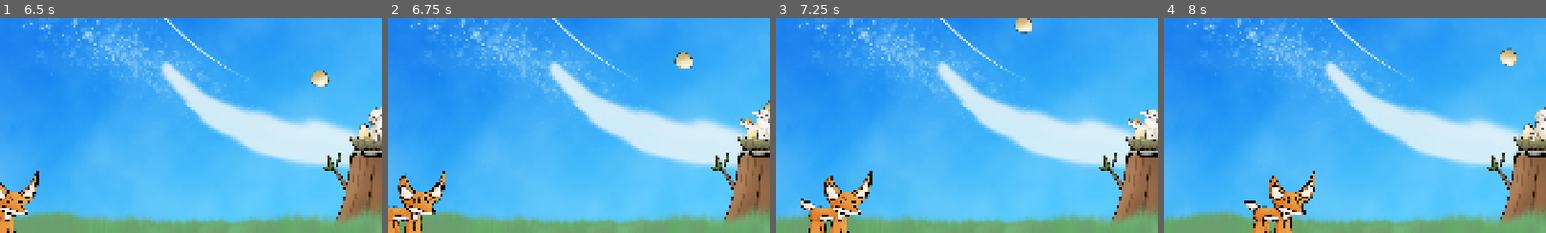
Above: before the commit, frames 1-4 (left to right).
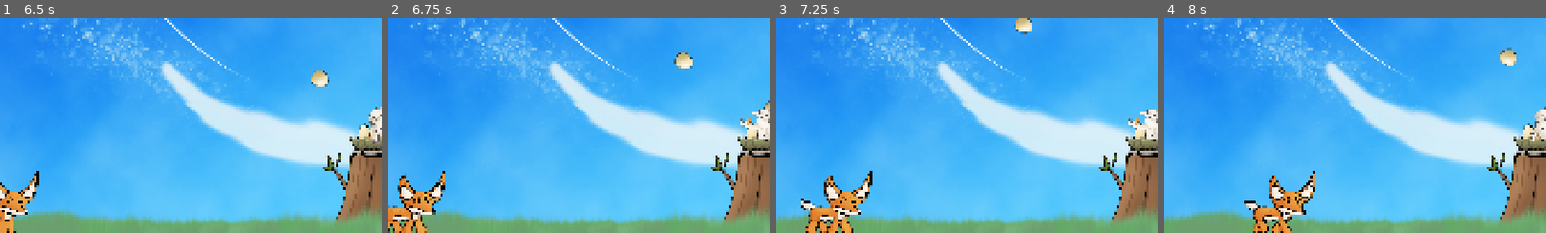
Above: after the commit, the same moments.

Repository: ms5051-hash/HacksComs26
Game: Godot game, scene res://Scenes/mainScene.tscn
Two runs of this game, one before a commit and one after it. Both use one fixed random seed, a clock stepped at 60 frames per second and the inputs below. The engine's default icon, where the game draws it, is replaced by a stand-in: a white triangle on a blue panel in a dark square.
Inputs (mouse positions are % of the whole screen's width and height, from its top left):
- Up to frame 1 (6.5 s): click "Play" at 0.5 s; click "Play" at 1.25 s; tap Enter at 2 s; move the mouse to (72, 45) at 2.02 s; click (72, 45) at 2.1 s; move the mouse to (30, 55) at 2.77 s; click (30, 55) at 2.85 s; move the mouse to (60, 28) at 3.52 s; click (60, 28) at 3.6 s; move the mouse to (45, 70) at 4.27 s; click (45, 70) at 4.35 s; move the mouse to (80, 65) at 5.02 s; click (80, 65) at 5.1 s; move the mouse to (20, 35) at 5.77 s; click (20, 35) at 5.85 s
- Up to frame 2 (6.75 s): move the mouse to (55, 50) at 6.52 s; click (55, 50) at 6.6 s
- Up to frame 3 (7.25 s): no input
- Up to frame 4 (8 s): move the mouse to (35, 25) at 7.27 s; click (35, 25) at 7.35 s
The pictures show only the part of the screen within x 0-50%, y 50-100%; the shares and areas given below are measured in that part.

Frame 1 is identical in both runs. In frame 2, 0.3% of the frame differs, in the area x 0-11%, y 93-100%; in frame 3, 0.4%, in the area x 7-21%, y 93-100%; in frame 4, 0.4%.

Commit message:
Fixed Anim

Diff:
--- a/duck-game-2026/Scenes/enemy.tscn
+++ b/duck-game-2026/Scenes/enemy.tscn
@@ -25,9 +25,8 @@
 [sub_resource type="RectangleShape2D" id="RectangleShape2D_7si6p"]
 size = Vector2(144, 136)
 
-[node name="enemyArea2D" type="Area2D" unique_id=638344407 node_paths=PackedStringArray("player")]
+[node name="enemyArea2D" type="Area2D" unique_id=638344407]
 script = ExtResource("1_jb3vm")
-player = NodePath(".")
 
 [node name="Sprite2D" type="AnimatedSprite2D" parent="." unique_id=770813398]
 scale = Vector2(0.24722221, 0.24722221)
--- a/duck-game-2026/Scripts/Enemy.gd
+++ b/duck-game-2026/Scripts/Enemy.gd
@@ -9,7 +9,7 @@
 # Called when the node enters the scene tree for the first time.
 func _ready() -> void:
 	speed = Global.get_predator_stat(predator_type, "speed")
-	$Sprite2D.play("Hawk")
+	$Sprite2D.play("Fox")
 	area_entered.connect(_on_area_entered)
 	pass # Replace with function body.
 
